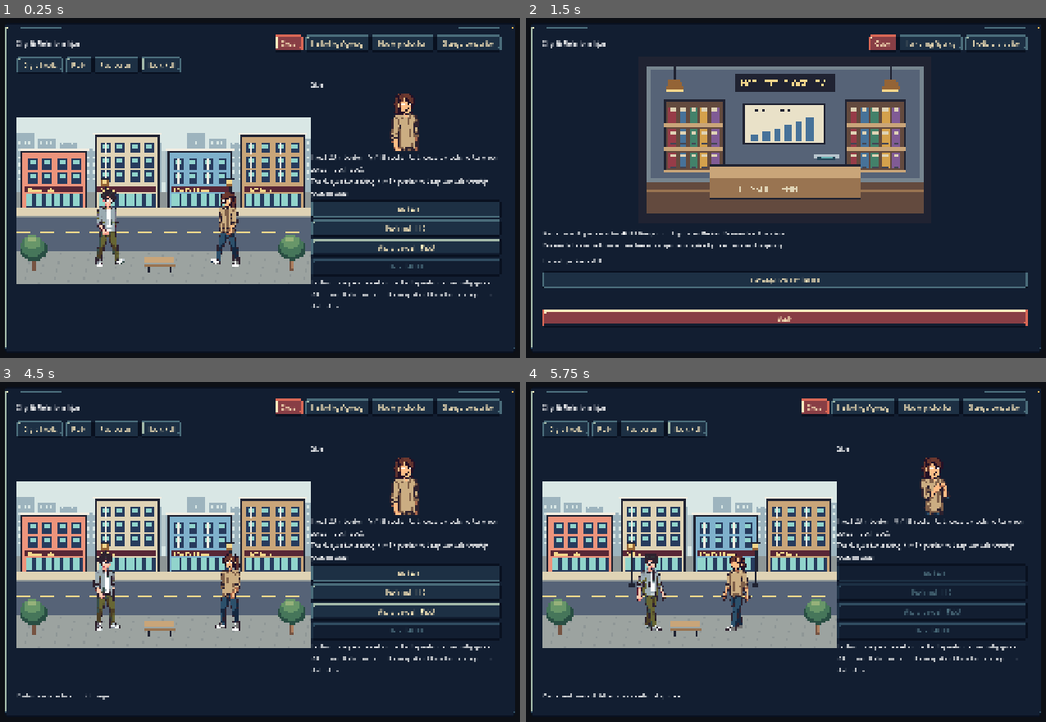
Above: before the commit, frames 1-4 (two rows, left to right).
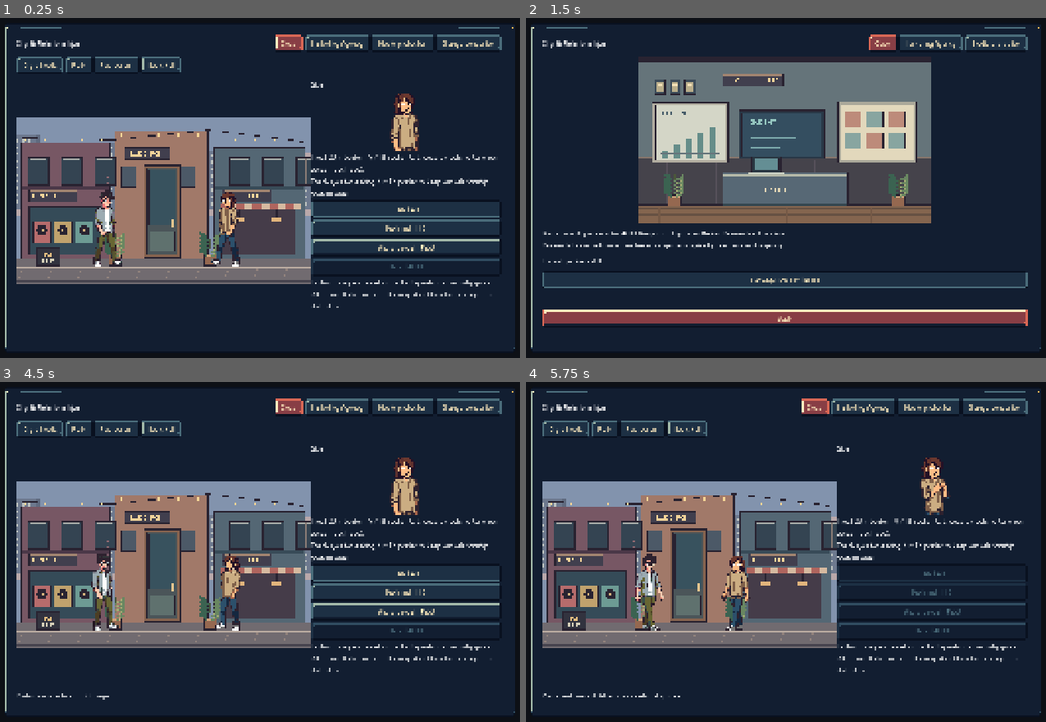
Above: after the commit, the same moments.

Repository: banyapon/TheProducers
Game: Godot game, scene res://tests/outdoor_fullbody_test.tscn
Two runs of this game, one before a commit and one after it. Both use one fixed random seed, a clock stepped at 60 frames per second and the inputs below. This scene is started directly instead of the project's main scene. Sound files missing from this copy of the repository are replaced by a short silence.
Inputs:
- Up to frame 1 (0.25 s): no input
- Up to frame 2 (1.5 s): click "Marketing Agency" at 0.5 s; click "Marketing Agency" at 1.25 s
- Up to frame 3 (4.5 s): click "Studio protection" at 2 s; click "Insurance | $800 / 28 days" at 2.75 s; click "Electrical inspection | $1,20…" at 3.5 s; click "Back" at 4.25 s
- Up to frame 4 (5.75 s): click "Talk | $0" at 5 s

The runs differ from the first frame. In frame 1, 26% of the frame differs, in the area x 3-60%, y 29-79%; in frame 2, 21%; in frame 3, 26%; in frame 4, 26%.
Error in both runs: Invalid access to property or key 'fullbody' on a base object of type 'previously freed'. (res://tests/outdoor_fullbody_test.gd:36)

Commit message:
change lots

Diff:
--- /dev/null
+++ b/assets/city/scene-scale.json
@@ -0,0 +1 @@
+{"canvas": [430, 242], "character_visible_height": 114, "feet_y": 218, "pixel_scale": 2, "scenes": ["city", "park", "restaurant", "hall", "shop", "agency"], "ui_size": [860, 484]}
--- a/scripts/ui/city_panel.gd
+++ b/scripts/ui/city_panel.gd
@@ -91,6 +91,7 @@
 	body.add_child(row)
 	var scene = TextureRect.new()
 	scene.name = "CityBackdrop"
+	scene.texture_filter = CanvasItem.TEXTURE_FILTER_NEAREST
 	scene.texture = Art.texture("res://assets/story/award-hall.png" if ceremony.get("win", false) else "res://assets/city/" + location + ".png")
 	scene.custom_minimum_size = Vector2(860, 484)
 	scene.expand_mode = TextureRect.EXPAND_IGNORE_SIZE
@@ -172,8 +173,8 @@
 	for i in 2:
 		var view = PortraitView.new()
 		view.name = "CityProducer" if i == 0 else "CityCompanion"
-		view.size = Vector2(190, 230)
-		var destination = Vector2(230 + i * 230, 207)
+		view.size = Vector2(160, 228)
+		var destination = Vector2(244 + i * 230, 208)
 		view.position = destination + Vector2(-90 if i == 0 else 90, 0)
 		scene.add_child(view)
 		view.configure(Game.player_character if i == 0 else Art.model_id(person), i == 1)
--- a/tests/outdoor_fullbody_test.gd
+++ b/tests/outdoor_fullbody_test.gd
@@ -34,6 +34,9 @@
 		check(view.fullbody.animation == "walk", "arrival uses walk animation")
 		await get_tree().create_timer(0.75).timeout
 		check(view.fullbody.animation == "idle" and partner.flip_h, "arrival settles and partner faces player")
+		check(view.fullbody.scale.is_equal_approx(Vector2(2,2)), "native city character scale")
+		check(view.position.y + view.size.y == 436, "feet match city ground")
+		await capture("Native-city/" + place + "-ingame")
 	panel.location = "park"
 	panel.social_action = "talk"
 	panel.refresh()
Binary file changed: assets/city/agency.png
Binary file changed: assets/city/city.png
Binary file changed: assets/city/hall.png
Binary file changed: assets/city/park.png
Binary file changed: assets/city/restaurant.png
Binary file changed: assets/city/shop.png
